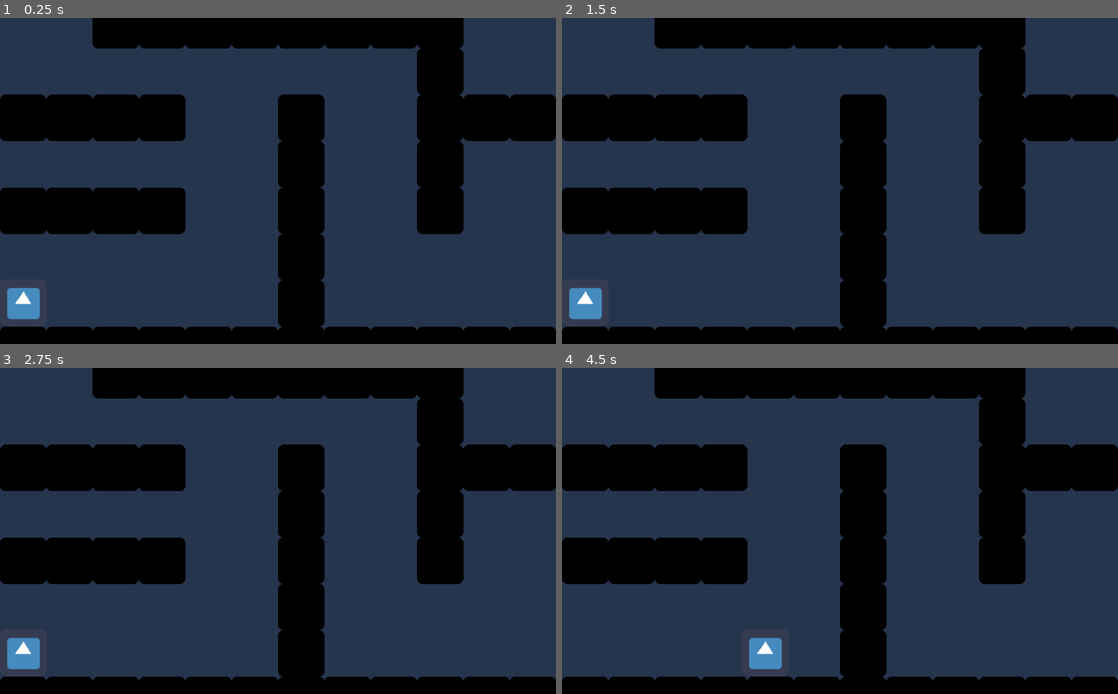
Above: before the commit, frames 1-4 (two rows, left to right).
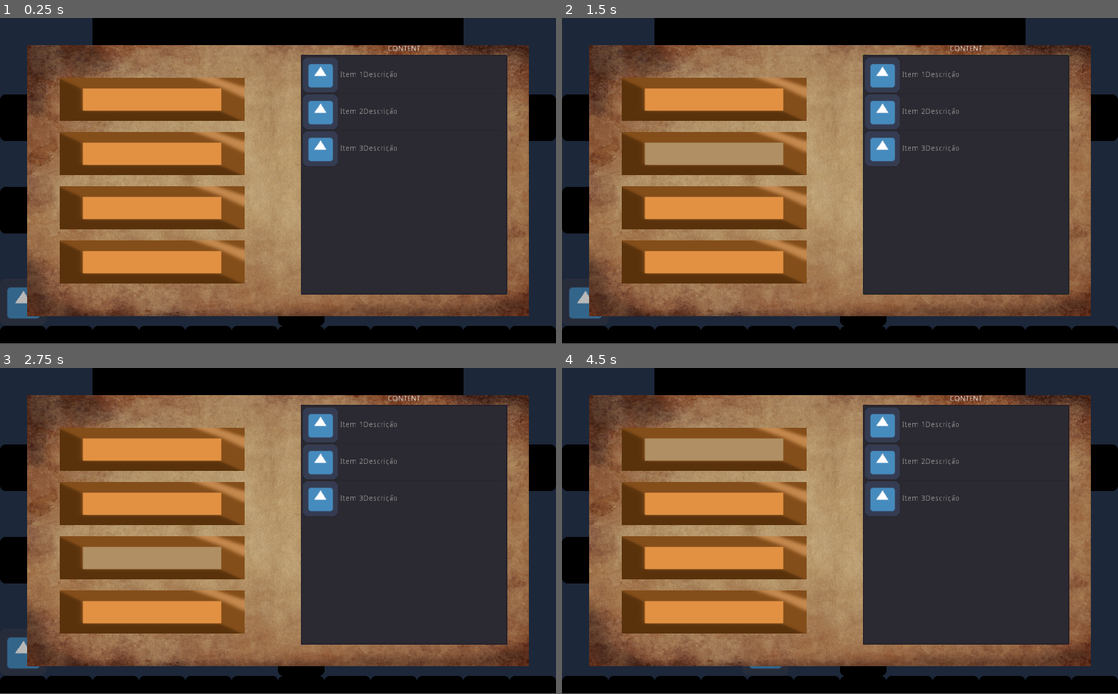
Above: after the commit, the same moments.

Repository: RaimundoDev/Godot-RPG-Sample
Game: Godot game, scene res://Scenary/RPG1.tscn
The game is run twice, just before and just after one commit, with the same random seed, the same clock (stepped at 60 frames per second) and the same inputs. The engine's default icon, where the game draws it, is replaced by a stand-in: a white triangle on a blue panel in a dark square.
Inputs (mouse positions are in pixels of both pictures, inside the frame that each line leads up to):
- Up to frame 1 (0.25 s): no input
- Up to frame 2 (1.5 s): click (712, 99) at 0.52 s; click (712, 154) at 1.27 s
- Up to frame 3 (2.75 s): click (150, 557) at 2.02 s
- Up to frame 4 (4.5 s): tap Enter at 2.75 s; hold Shift (run) 2.78-3.53 s; hold Right (ui_right) 2.78-4.28 s; tap Space (jump) at 3.02, 3.77, 4.25 s; tap Ctrl (slow) at 3.6 s; hold Left (ui_left) from 4.28 s (still down); hold Shift (run) from 4.28 s (still down)
In our replay, the window is 800x469 before the commit and 800x468 after it. These sizes can differ from the game's own. Grey fills any space a smaller window leaves; there, only what the larger window draws over its background counts as a difference.

The runs differ from the first frame. In frame 1, 75% of the frame differs, in the area x 0-100%, y 8-96%; in frame 2, 75%; in frame 3, 75%; in frame 4, 75%.

Commit message:
Inventory add

Diff:
--- /dev/null
+++ b/Inventory/Scene/Inventory.tscn
@@ -0,0 +1,139 @@
+[gd_scene load_steps=5 format=2]
+
+[ext_resource path="res://Inventory/Scripts/Inventory.gd" type="Script" id=1]
+[ext_resource path="res://Inventory/imgs/inventory_bg.jpg" type="Texture" id=2]
+[ext_resource path="res://Inventory/imgs/btn_default.png" type="Texture" id=3]
+[ext_resource path="res://Inventory/imgs/btn_default_selected.png" type="Texture" id=4]
+
+[node name="CanvasLayer" type="CanvasLayer"]
+pause_mode = 2
+layer = 100
+
+[node name="Background" type="ColorRect" parent="."]
+anchor_right = 1.0
+anchor_bottom = 1.0
+color = Color( 0, 0, 0, 0.27451 )
+script = ExtResource( 1 )
+
+[node name="MarginContainer" type="MarginContainer" parent="Background"]
+anchor_right = 1.0
+anchor_bottom = 1.0
+custom_constants/margin_right = 50
+custom_constants/margin_top = 50
+custom_constants/margin_left = 50
+custom_constants/margin_bottom = 50
+
+[node name="TextureRect" type="TextureRect" parent="Background/MarginContainer"]
+margin_left = 50.0
+margin_top = 50.0
+margin_right = 974.0
+margin_bottom = 550.0
+size_flags_horizontal = 3
+size_flags_vertical = 3
+texture = ExtResource( 2 )
+expand = true
+
+[node name="HBoxContainer" type="HBoxContainer" parent="Background/MarginContainer"]
+margin_left = 50.0
+margin_top = 50.0
+margin_right = 974.0
+margin_bottom = 550.0
+size_flags_horizontal = 3
+size_flags_vertical = 3
+
+[node name="MenuButtons" type="MarginContainer" parent="Background/MarginContainer/HBoxContainer"]
+margin_right = 460.0
+margin_bottom = 500.0
+size_flags_horizontal = 3
+size_flags_vertical = 3
+custom_constants/margin_right = 60
+custom_constants/margin_top = 60
+custom_constants/margin_left = 60
+custom_constants/margin_bottom = 60
+
+[node name="Buttons" type="VBoxContainer" parent="Background/MarginContainer/HBoxContainer/MenuButtons"]
+margin_left = 60.0
+margin_top = 60.0
+margin_right = 400.0
+margin_bottom = 440.0
+custom_constants/separation = 20
+
+[node name="inventory" type="TextureButton" parent="Background/MarginContainer/HBoxContainer/MenuButtons/Buttons"]
+margin_right = 340.0
+margin_bottom = 80.0
+size_flags_horizontal = 3
+size_flags_vertical = 3
+texture_normal = ExtResource( 3 )
+texture_focused = ExtResource( 4 )
+expand = true
+
+[node name="save" type="TextureButton" parent="Background/MarginContainer/HBoxContainer/MenuButtons/Buttons"]
+margin_top = 100.0
+margin_right = 340.0
+margin_bottom = 180.0
+size_flags_horizontal = 3
+size_flags_vertical = 3
+texture_normal = ExtResource( 3 )
+texture_focused = ExtResource( 4 )
+expand = true
+
+[node name="load" type="TextureButton" parent="Background/MarginContainer/HBoxContainer/MenuButtons/Buttons"]
+margin_top = 200.0
+margin_right = 340.0
+margin_bottom = 280.0
+size_flags_horizontal = 3
+size_flags_vertical = 3
+texture_normal = ExtResource( 3 )
+texture_focused = ExtResource( 4 )
+expand = true
+
+[node name="exit" type="TextureButton" parent="Background/MarginContainer/HBoxContainer/MenuButtons/Buttons"]
+margin_top = 300.0
+margin_right = 340.0
+margin_bottom = 380.0
+size_flags_horizontal = 3
+size_flags_vertical = 3
+texture_normal = ExtResource( 3 )
+texture_focused = ExtResource( 4 )
+expand = true
+
+[node name="Content" type="VBoxContainer" parent="Background/MarginContainer/HBoxContainer"]
+margin_left = 464.0
+margin_right = 924.0
+margin_bottom = 500.0
+size_flags_horizontal = 3
+size_flags_vertical = 3
+
+[node name="Label" type="Label" parent="Background/MarginContainer/HBoxContainer/Content"]
+margin_right = 460.0
+margin_bottom = 14.0
+text = "Content"
+align = 1
+uppercase = true
+
+[node name="MarginContainer" type="MarginContainer" parent="Background/MarginContainer/HBoxContainer/Content"]
+margin_top = 18.0
+margin_right = 460.0
+margin_bottom = 500.0
+size_flags_horizontal = 3
+size_flags_vertical = 3
+custom_constants/margin_right = 40
+custom_constants/margin_left = 40
+custom_constants/margin_bottom = 40
+
+[node name="ColorRect" type="ColorRect" parent="Background/MarginContainer/HBoxContainer/Content/MarginContainer"]
+margin_left = 40.0
+margin_right = 420.0
+margin_bottom = 442.0
+size_flags_horizontal = 3
+size_flags_vertical = 3
+color = Color( 0.47934, 0.609875, 0.882812, 1 )
+
+[node name="ItemList" type="ItemList" parent="Background/MarginContainer/HBoxContainer/Content/MarginContainer"]
+margin_left = 40.0
+margin_right = 420.0
+margin_bottom = 442.0
+max_text_lines = 2
+[connection signal="pressed" from="Background/MarginContainer/HBoxContainer/MenuButtons/Buttons/exit" to="Background" method="_on_exit_pressed"]
+[connection signal="focus_entered" from="Background/MarginContainer/HBoxContainer/Content/MarginContainer/ItemList" to="Background" method="_on_ItemList_focus_entered"]
+[connection signal="focus_exited" from="Background/MarginContainer/HBoxContainer/Content/MarginContainer/ItemList" to="Background" method="_on_ItemList_focus_exited"]
--- /dev/null
+++ b/Inventory/Scripts/Inventory.gd
@@ -0,0 +1,52 @@
+extends ColorRect
+
+onready var inventory_button = get_node("MarginContainer/HBoxContainer/MenuButtons/Buttons/inventory")
+onready var save_button = get_node("MarginContainer/HBoxContainer/MenuButtons/Buttons/save")
+onready var load_button = get_node("MarginContainer/HBoxContainer/MenuButtons/Buttons/load")
+onready var exit_button = get_node("MarginContainer/HBoxContainer/MenuButtons/Buttons/exit")
+onready var item_list = get_node("MarginContainer/HBoxContainer/Content/MarginContainer/ItemList")
+var icon
+
+
+func _ready():
+
+	var icon_img = Image.new()
+	var icon_tex = ImageTexture.new()
+
+	icon_img.load("res://icon.png")
+
+	icon_tex.create_from_image(icon_img)
+
+	icon = icon_tex
+
+	for i in range(3):
+
+		item_list.add_item(str("Item " + String(i+1)) + "Descrição", icon)
+
+	pass
+
+func _physics_process(delta):
+
+	if Input.is_action_just_pressed("ui_cancel"):
+
+		get_tree().paused = !is_visible()
+		visible = !is_visible()
+		inventory_button.grab_focus()
+
+	if inventory_button.has_focus():
+		$MarginContainer/HBoxContainer/Content/MarginContainer/ColorRect.color = Color(1, 0, 0, 1)
+	elif save_button.has_focus():
+		$MarginContainer/HBoxContainer/Content/MarginContainer/ColorRect.color = Color(0, 1, 0, 1)
+	elif load_button.has_focus():
+		$MarginContainer/HBoxContainer/Content/MarginContainer/ColorRect.color = Color(0, 0, 1, 1)
+	elif  exit_button.has_focus():
+		$MarginContainer/HBoxContainer/Content/MarginContainer/ColorRect.color = Color(1, 0, 1, 1)
+
+func _on_exit_pressed():
+	get_tree().quit()
+
+func _on_ItemList_focus_entered():
+	item_list.select(0)
+
+func _on_ItemList_focus_exited():
+	item_list.unselect_all()
--- a/Scenary/RPG1.tscn
+++ b/Scenary/RPG1.tscn
@@ -24,7 +24,6 @@
 tile_data = PoolIntArray( -1, 0, 0, -65536, 0, 0, -65535, 0, 0, -65534, 0, 0, -65533, 0, 0, -65532, 0, 0, -65531, 0, 0, …(1192 unchanged characters)…
 
 [node name="ChangeScene" type="Area2D" parent="."]
-editor/display_folded = true
 position = Vector2( 736, 64 )
 script = ExtResource( 3 )
 
--- a/Scenary/RPG2.tscn
+++ /dev/null
@@ -1,19 +0,0 @@
-[gd_scene load_steps=3 format=2]
-
-[ext_resource path="res://Player/PlayerPlatformer.tscn" type="PackedScene" id=1]
-[ext_resource path="res://Tilemaps/SimpleCollider.tres" type="TileSet" id=2]
-
-[node name="RPG1" type="Node"]
-
-[node name="Background" type="ColorRect" parent="."]
-anchor_right = 1.0
-anchor_bottom = 1.0
-color = Color( 0.152941, 0.211765, 0.309804, 1 )
-
-[node name="Player" parent="." instance=ExtResource( 1 )]
-position = Vector2( 359.275, 272.687 )
-
-[node name="TileMap" type="TileMap" parent="."]
-tile_set = ExtResource( 2 )
-format = 1
-tile_data = PoolIntArray( 65545, 0, 0, 65546, 0, 0, 65547, 0, 0, 65548, 0, 0, 65549, 0, 0, 131075, 0, 0, 131076, 0, 0, 131077, 0, 0, 131078, 0, 0, 262152, 0, 0, 262153, 0, 0, 262154, 0, 0, 262155, 0, 0, 393216, 0, 0, 393217, 0, 0, 393218, 0, 0, 393228, 0, 0, 393229, 0, 0, 393230, 0, 0, 393231, 0, 0, 458752, 0, 0, 458753, 0, 0, 458754, 0, 0, 458755, 0, 0, 458756, 0, 0, 458757, 0, 0, 458758, 0, 0, 458759, 0, 0, 458760, 0, 0, 458761, 0, 0, 458762, 0, 0, 458763, 0, 0, 458764, 0, 0, 458765, 0, 0, 458766, 0, 0, 458767, 0, 0, 524288, 0, 0, 524289, 0, 0, 524290, 0, 0, 524291, 0, 0, 524292, 0, 0, 524293, 0, 0, 524294, 0, 0, 524295, 0, 0, 524296, 0, 0, 524297, 0, 0, 524298, 0, 0, 524299, 0, 0, 524300, 0, 0, 524301, 0, 0, 524302, 0, 0, 524303, 0, 0, 589824, 0, 0, 589825, 0, 0, 589826, 0, 0, 589827, 0, 0, 589828, 0, 0, 589829, 0, 0, 589830, 0, 0, 589831, 0, 0, 589832, 0, 0, 589833, 0, 0, 589834, 0, 0, 589835, 0, 0, 589836, 0, 0, 589837, 0, 0, 589838, 0, 0, 589839, 0, 0 )
--- a/Scenary/Scripts/ChangeScene1.gd
+++ b/Scenary/Scripts/ChangeScene1.gd
@@ -4,5 +4,7 @@
 	pass
 
 func _on_ChangeScene_body_entered(body):
-	if body.name == "Player":
-		get_tree().change_scene("res://Scenary/RPG2.tscn")
+	#if body.name == "Player":
+		#get_tree().change_scene("")
+
+	pass
--- /dev/null
+++ b/new_imagetexture.tres
@@ -0,0 +1,3 @@
+[gd_resource type="ImageTexture" format=2]
+
+[resource]
--- a/project.godot
+++ b/project.godot
@@ -19,13 +19,33 @@
 run/main_scene="res://Scenary/RPG1.tscn"
 config/icon="res://icon.png"
 
+[autoload]
+
+Pause="*res://Inventory/Scene/Inventory.tscn"
+
 [display]
 
 window/stretch/mode="2d"
-window/stretch/aspect="expand"
+window/stretch/aspect="keep"
 
 [input]
 
+ui_accept={
+"deadzone": 0.5,
+"events": [ Object(InputEventKey,"resource_local_to_scene":false,"resource_name":"","device":0,"alt":false,"shift":false,"control":false,"meta":false,"command":false,"pressed":false,"scancode":16777221,"unicode":0,"echo":false,"script":null)
+, Object(InputEventKey,"resource_local_to_scene":false,"resource_name":"","device":0,"alt":false,"shift":false,"control":false,"meta":false,"command":false,"pressed":false,"scancode":16777222,"unicode":0,"echo":false,"script":null)
+, Object(InputEventKey,"resource_local_to_scene":false,"resource_name":"","device":0,"alt":false,"shift":false,"control":false,"meta":false,"command":false,"pressed":false,"scancode":32,"unicode":0,"echo":false,"script":null)
+, Object(InputEventJoypadButton,"resource_local_to_scene":false,"resource_name":"","device":0,"button_index":0,"pressure":0.0,"pressed":false,"script":null)
+, Object(InputEventKey,"resource_local_to_scene":false,"resource_name":"","device":0,"alt":false,"shift":false,"control":false,"meta":false,"command":false,"pressed":false,"scancode":90,"unicode":0,"echo":false,"script":null)
+ ]
+}
+ui_cancel={
+"deadzone": 0.5,
+"events": [ Object(InputEventKey,"resource_local_to_scene":false,"resource_name":"","device":0,"alt":false,"shift":false,"control":false,"meta":false,"command":false,"pressed":false,"scancode":16777217,"unicode":0,"echo":false,"script":null)
+, Object(InputEventJoypadButton,"resource_local_to_scene":false,"resource_name":"","device":0,"button_index":1,"pressure":0.0,"pressed":false,"script":null)
+, Object(InputEventKey,"resource_local_to_scene":false,"resource_name":"","device":0,"alt":false,"shift":false,"control":false,"meta":false,"command":false,"pressed":false,"scancode":88,"unicode":0,"echo":false,"script":null)
+ ]
+}
 run={
 "deadzone": 0.5,
 "events": [ Object(InputEventKey,"resource_local_to_scene":false,"resource_name":"","device":0,"alt":false,"shift":false,"control":false,"meta":false,"command":false,"pressed":false,"scancode":16777237,"unicode":0,"echo":false,"script":null)
Binary file added: Inventory/imgs/btn_default.png
Not shown, added: Inventory/imgs/btn_default.png.import
Binary file added: Inventory/imgs/btn_default_selected.png
Not shown, added: Inventory/imgs/btn_default_selected.png.import
Binary file added: Inventory/imgs/inventory_bg.jpg
Not shown, added: Inventory/imgs/inventory_bg.jpg.import
